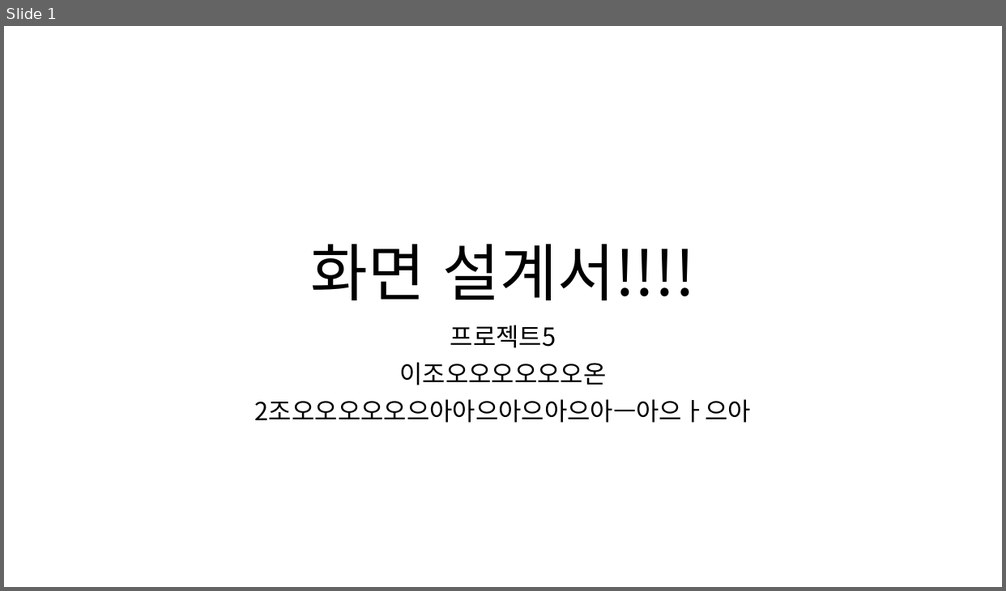
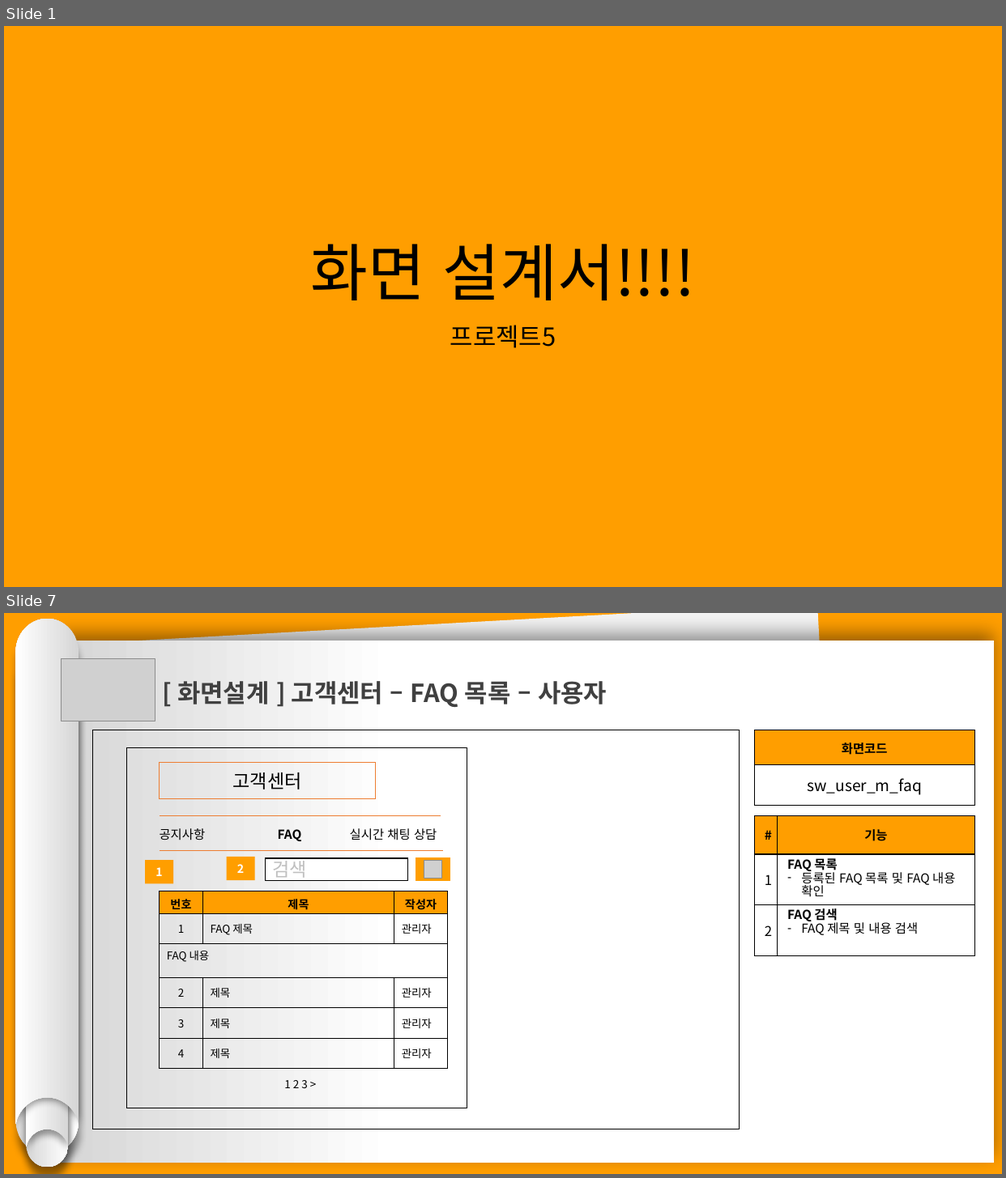
Before and after one commit to hhsw07/ezen-academy-projects, a slide deck: 0 발표용 파워포인트/0522 3차발표/0522 project06 - 파워포인트 - 송우.pptx. Shown one above the other, each under a label of ours: slide 1 before the commit, slides 1 and 7 after it; the slides between them are not shown. The pictures are 1006x591 and 1006x1178 pixels, drawn with LibreOffice and Linux fonts; fonts in the diff are those of the drawing; grey boxes stand for pictures. Boxes give left, top, right and bottom in pixels: in the first picture for what was removed or moved away, otherwise in the second. Text is boxed around its words. In the diff, an @@ line names an element or a change of style, - is before the commit and + after.

```diff
--- a/0 발표용 파워포인트/0522 3차발표/0522 project06 - 파워포인트 - 송우.pptx
+++ b/0 발표용 파워포인트/0522 3차발표/0522 project06 - 파워포인트 - 송우.pptx
@@ slide 7 added at (x1=4, y1=613, x2=1002, y2=1174), background #FF9E00 @@
@@ group added at (x1=16, y1=619, x2=79, y2=1167): 4 freeform shapes @@
@@ rectangle added at (x1=58, y1=613, x2=846, y2=1153), fill #F2F2F2 @@
@@ rectangle added at (x1=58, y1=640, x2=995, y2=1163), fill gradient #FFFFFF to #D7D7D7 @@
@@ picture added at (x1=61, y1=658, x2=155, y2=722) @@
@@ text added at (x1=177, y1=681, x2=607, y2=707), 24 pt, text #404040, bold @@
+[ 화면설계 ] 고객센터 – FAQ 목록 – 사용자
@@ rectangle added at (x1=92, y1=730, x2=739, y2=1130), outline #000000 0.75 pt @@
@@ table added at (x1=755, y1=730, x2=975, y2=806), 2 rows, 1 columns @@
+화면코드
+sw_user_m_faq
@@ rectangle added at (x1=127, y1=747, x2=467, y2=1108), outline #000000 1 pt @@
@@ rectangle added at (x1=159, y1=763, x2=375, y2=798), outline #ED7D31 1 pt, 18 pt, text #000000 @@
+고객센터
@@ line added from (159, 815) to (441, 815), #ED7D31 0.5 pt @@
@@ text added at (x1=160, y1=828, x2=206, y2=841), 12 pt, text #000000 @@
+공지사항
@@ text added at (x1=278, y1=829, x2=302, y2=841), 12 pt, text #000000, bold @@
+FAQ
@@ text added at (x1=350, y1=828, x2=437, y2=841), 12 pt, text #000000 @@
+실시간 채팅 상담
@@ table added at (x1=755, y1=815, x2=975, y2=956), 3 rows, 2 columns @@
+# | 기능
+1 | FAQ 목록 / 등록된 FAQ 목록 및 FAQ 내용 확인
+2 | FAQ 검색 / FAQ 제목 및 내용 검색
@@ line added from (159, 851) to (443, 851), #ED7D31 0.5 pt @@
@@ rectangle added at (x1=145, y1=860, x2=173, y2=884), fill #FF9E00, 11 pt, text #FFFFFF, bold @@
+1
@@ rectangle added at (x1=226, y1=857, x2=255, y2=881), fill #FF9E00, 11 pt, text #FFFFFF, bold @@
+2
@@ rectangle added at (x1=266, y1=858, x2=408, y2=881), fill #FFFFFF, outline #000000 1 pt, 18 pt, text #BFBFBF @@
+검색
@@ rectangle added at (x1=416, y1=858, x2=450, y2=881), fill #FF9E00, outline #FF9E00 1 pt @@
@@ picture added at (x1=424, y1=860, x2=442, y2=878) @@
@@ table added at (x1=159, y1=892, x2=447, y2=1069), 6 rows, 3 columns @@
+번호 | 제목 | 작성자
+1 | FAQ 제목 | 관리자
+FAQ 내용 |  | 
+2 | 제목 | 관리자
+3 | 제목 | 관리자
+4 | 제목 | 관리자
@@ text added at (x1=284, y1=1080, x2=307, y2=1088), 10.5 pt, text #000000 @@
+1 2 3 >
@@ slide 1 changed as well @@
@@ background #FFFFFF to #FF9E00 @@
@@ subtitle at (x1=255, y1=362, x2=751, y2=423): paragraphs removed @@
-이조오오오오오오온
-2조오오오오오으아아으아으아으아ㅡ아으ㅏ으아
```
Also in this commit, not shown: 10 other slides added, 12 other files.
